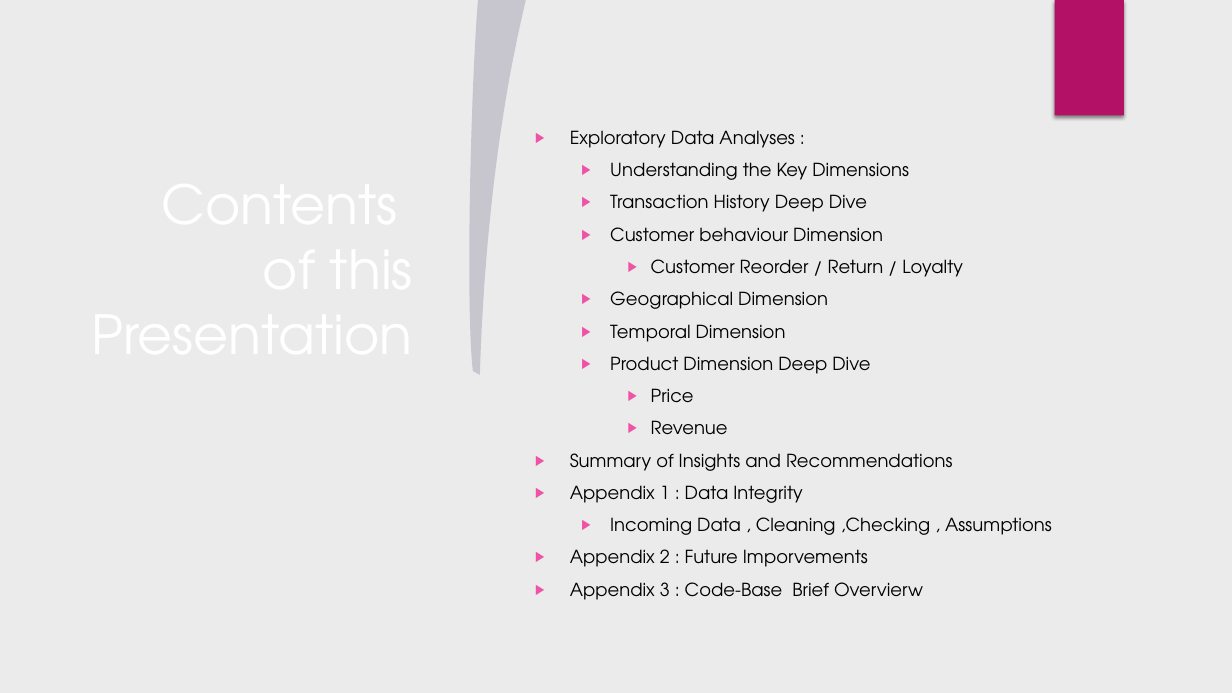
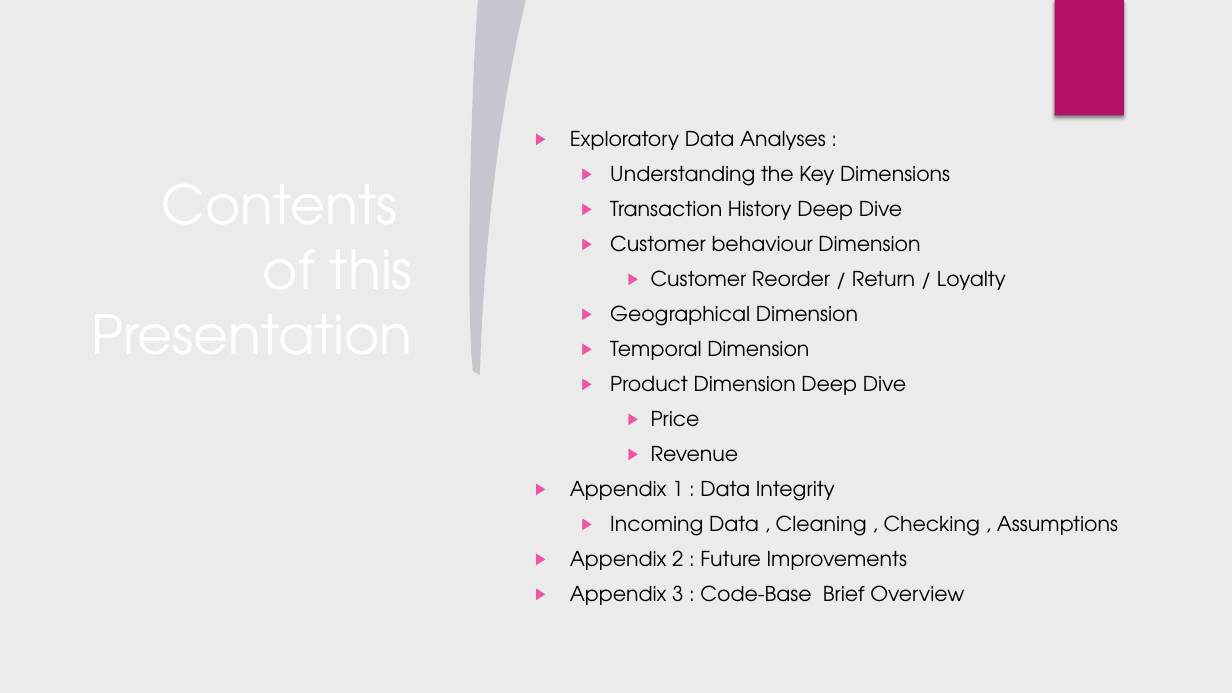
Before and after one commit to saif-raja/transaction_data-deep_dive_EDA, a slide deck: slide 2 of Transaction Data Insights.pptx. Drawn at 1232x693 pixels with LibreOffice and Linux fonts; fonts in the diff are those of the drawing; background and template pictures are left out. Boxes give left, top, right and bottom in pixels: in the first picture for what was removed or moved away, otherwise in the second. Text is boxed around its words. In the diff, an @@ line names an element or a change of style, - is before the commit and + after.

```diff
--- a/Transaction Data Insights.pptx
+++ b/Transaction Data Insights.pptx
@@ text at bbox=[570, 131, 950, 501]: size 14 to 16 pt in "Exploratory Data Analyses :", "Understanding the Key Dimensions", "Transaction History Deep Dive", "Customer behaviour Dimension" and 7 more places @@
@@ text at bbox=[570, 453, 952, 471]: paragraph removed @@
-▶ Summary of Insights and Recommendations
@@ text at bbox=[570, 515, 1118, 605]: text changed; size 14 to 16 pt @@
-  ▶ Incoming Data , Cleaning ,Checking , Assumptions
-▶ Appendix 2 : Future Imporvements
-▶ Appendix 3 : Code-Base Brief Overvierw
+  ▶ Incoming Data , Cleaning , Checking , Assumptions
+▶ Appendix 2 : Future Improvements
+▶ Appendix 3 : Code-Base Brief Overview
```
Also in this commit, not shown: 6 other slides changed, 4 other files.
